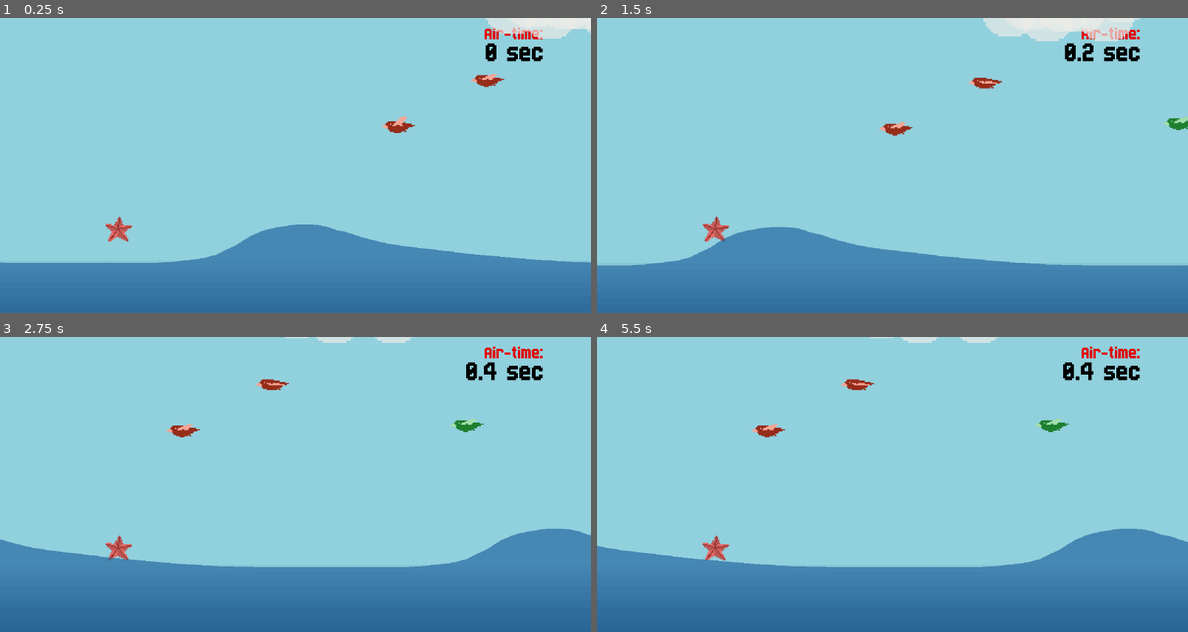
Above: before the commit, frames 1-4 (two rows, left to right).
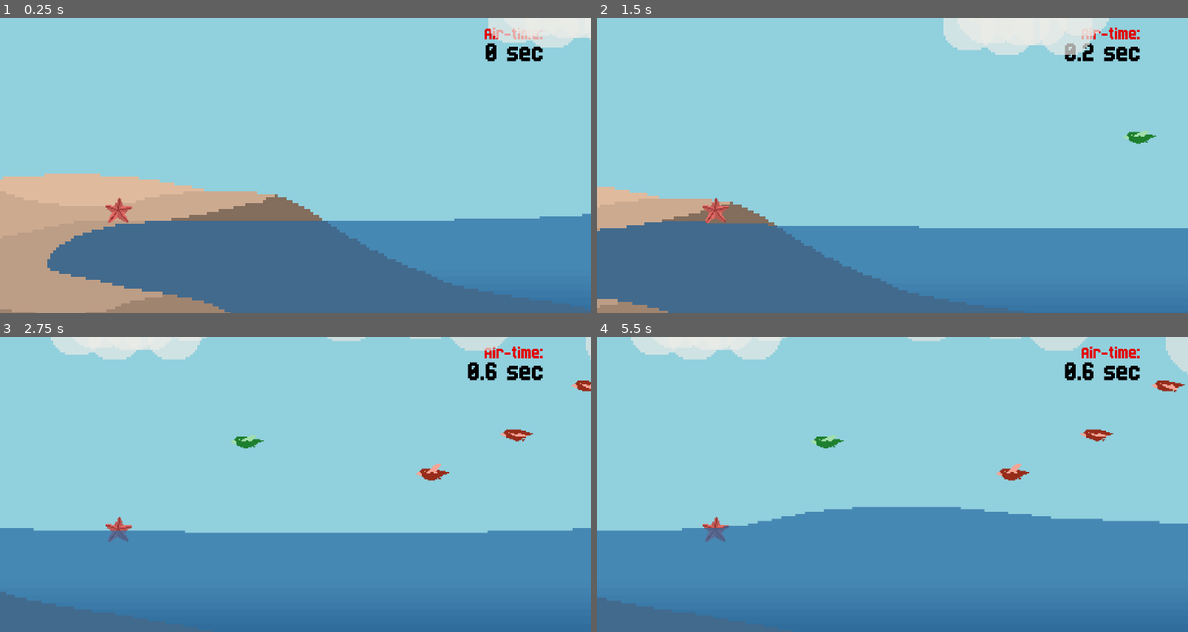
Above: after the commit, the same moments.

Repository: nickesc/projectStarfish
Game: Godot game, scene res://scenes/Main.tscn
Two runs of this game, one before a commit and one after it. Both use one fixed random seed, a clock stepped at 60 frames per second and the inputs below.
Inputs (mouse positions are in pixels of both pictures, inside the frame that each line leads up to):
- Up to frame 1 (0.25 s): no input
- Up to frame 2 (1.5 s): move the mouse to (1022, 150) at 0.52 s; press the mouse at (1022, 150) at 0.53 s; hold D (starfish_right) 0.53-1.28 s; move the mouse to (774, 180) at 1.27 s; release the mouse at (774, 180) at 1.28 s; hold S (starfish_down) from 1.28 s (still down); click (774, 180) at 1.35 s
- Up to frame 3 (2.75 s): move the mouse to (354, 419) at 2.02 s; release S (starfish_down) at 2.03 s; hold D (starfish_right) from 2.03 s (still down); hold Space (throw_selection) from 2.03 s (still down); click (354, 419) at 2.3 s
- Up to frame 4 (5.5 s): move the mouse to (862, 543) at 2.77 s; release D (starfish_right) at 2.78 s; release Space (throw_selection) at 2.78 s; hold W (starfish_up) 2.78-3.53 s; click (862, 543) at 2.85 s; move the mouse to (1069, 528) at 3.52 s; press the mouse at (1069, 528) at 3.53 s; hold A (starfish_left) 3.53-5.03 s; move the mouse to (715, 440) at 4.27 s; release the mouse at (715, 440) at 4.28 s; tap Space (throw_selection) at 4.35 s; click (715, 440) at 4.55 s; move the mouse to (922, 484) at 5.02 s; press the mouse at (922, 484) at 5.03 s; hold S (starfish_down) from 5.03 s (still down)

The runs differ from the first frame. In frame 1, 30% of the frame differs, in the area x 0-100%, y 0-100%; in frame 2, 21%; in frame 3, 12%; in frame 4, 17%.

Commit message:
prototype 4 – parallax edits; i lied, this is (probably) the final one

Diff:
--- a/scenes/Main.tscn
+++ b/scenes/Main.tscn
@@ -21,6 +21,19 @@
 [ext_resource path="res://assets/ocean/steady_wave/steady_wave_4.png" type="Texture" id=19]
 [ext_resource path="res://assets/ocean/steady_wave/steady_wave_8.png" type="Texture" id=20]
 [ext_resource path="res://assets/fonts/Born2bSportyV2.ttf" type="DynamicFontData" id=21]
+[ext_resource path="res://assets/beach/sand_back.png" type="Texture" id=22]
+[ext_resource path="res://assets/beach/sand_front.png" type="Texture" id=23]
+[ext_resource path="res://src/beach/SandFront.gd" type="Script" id=24]
+[ext_resource path="res://src/beach/SandBack.gd" type="Script" id=25]
+[ext_resource path="res://src/ocean/OceanParallaxBackground.gd" type="Script" id=26]
+[ext_resource path="res://assets/ocean/single_wave/single_wave_2.png" type="Texture" id=27]
+[ext_resource path="res://assets/ocean/single_wave/single_wave_7.png" type="Texture" id=28]
+[ext_resource path="res://assets/ocean/single_wave/single_wave_5.png" type="Texture" id=29]
+[ext_resource path="res://assets/ocean/single_wave/single_wave_6.png" type="Texture" id=30]
+[ext_resource path="res://assets/ocean/single_wave/single_wave_1.png" type="Texture" id=31]
+[ext_resource path="res://assets/ocean/single_wave/single_wave_3.png" type="Texture" id=32]
+[ext_resource path="res://assets/ocean/single_wave/single_wave_0.png" type="Texture" id=33]
+[ext_resource path="res://assets/ocean/single_wave/single_wave_4.png" type="Texture" id=34]
 
 [sub_resource type="DynamicFont" id=3]
 size = 48
@@ -30,24 +43,31 @@
 size = 32
 font_data = ExtResource( 21 )
 
-[sub_resource type="AnimatedTexture" id=2]
+[sub_resource type="SpriteFrames" id=5]
+animations = [ {
+"frames": [ ExtResource( 22 ) ],
+"loop": true,
+"name": "back",
+"speed": 5.0
+} ]
+
+[sub_resource type="AnimatedTexture" id=7]
 flags = 2
 frames = 8
-fps = 6.0
-frame_0/texture = ExtResource( 13 )
-frame_1/texture = ExtResource( 14 )
+frame_0/texture = ExtResource( 33 )
+frame_1/texture = ExtResource( 31 )
 frame_1/delay_sec = 0.0
-frame_2/texture = ExtResource( 18 )
+frame_2/texture = ExtResource( 27 )
 frame_2/delay_sec = 0.0
-frame_3/texture = ExtResource( 19 )
+frame_3/texture = ExtResource( 32 )
 frame_3/delay_sec = 0.0
-frame_4/texture = ExtResource( 17 )
+frame_4/texture = ExtResource( 34 )
 frame_4/delay_sec = 0.0
-frame_5/texture = ExtResource( 15 )
+frame_5/texture = ExtResource( 29 )
 frame_5/delay_sec = 0.0
-frame_6/texture = ExtResource( 16 )
+frame_6/texture = ExtResource( 30 )
 frame_6/delay_sec = 0.0
-frame_7/texture = ExtResource( 20 )
+frame_7/texture = ExtResource( 28 )
 frame_7/delay_sec = 0.0
 
 [sub_resource type="SpriteFrames" id=1]
@@ -58,6 +78,17 @@
 "speed": 4.0
 } ]
 
+[sub_resource type="SpriteFrames" id=6]
+animations = [ {
+"frames": [ ExtResource( 23 ) ],
+"loop": true,
+"name": "front",
+"speed": 5.0
+} ]
+
+[sub_resource type="RectangleShape2D" id=8]
+extents = Vector2( 48.5, 829.5 )
+
 [node name="Main" type="Node"]
 script = ExtResource( 2 )
 power = 15
@@ -171,11 +202,12 @@
 flip_h = true
 
 [node name="Star" parent="." instance=ExtResource( 1 )]
-position = Vector2( 206, 375 )
+position = Vector2( 202, 328 )
 max_jumps = 100
+beach_y_offset = 70
 
 [node name="Camera2D" type="Camera2D" parent="Star"]
-position = Vector2( 299, -109 )
+position = Vector2( 299, -77 )
 current = true
 zoom = Vector2( 0.5, 0.5 )
 
@@ -216,36 +248,54 @@
 text = "Air-time:"
 align = 2
 
-[node name="ParallaxBackground2" type="ParallaxBackground" parent="."]
-layer = 1
-
-[node name="OceanParallax" type="ParallaxLayer" parent="ParallaxBackground2"]
+[node name="SandBack" type="CanvasLayer" parent="."]
+layer = -3
+follow_viewport_enable = true
+script = ExtResource( 25 )
+
+[node name="SandBack" type="AnimatedSprite" parent="SandBack"]
+position = Vector2( 991, 305 )
+scale = Vector2( 5, 5 )
+frames = SubResource( 5 )
+animation = "back"
+
+[node name="OceanParallaxBackground" type="ParallaxBackground" parent="."]
+layer = -2
+script = ExtResource( 26 )
+
+[node name="OceanParallax" type="ParallaxLayer" parent="OceanParallaxBackground"]
 motion_scale = Vector2( 2, 1 )
-motion_mirroring = Vector2( 1024, 0 )
+motion_mirroring = Vector2( 2048, 0 )
 script = ExtResource( 11 )
 
-[node name="Sprite" type="Sprite" parent="ParallaxBackground2/OceanParallax"]
-position = Vector2( 503, 408 )
-scale = Vector2( 1, 0.75 )
-texture = SubResource( 2 )
-
-[node name="AnimatedSprite" type="AnimatedSprite" parent="ParallaxBackground2/OceanParallax"]
+[node name="Sprite" type="Sprite" parent="OceanParallaxBackground/OceanParallax"]
+position = Vector2( 823, 296 )
+scale = Vector2( 8, 4 )
+texture = SubResource( 7 )
+offset = Vector2( -40, 65.25 )
+
+[node name="AnimatedSprite" type="AnimatedSprite" parent="OceanParallaxBackground/OceanParallax"]
 visible = false
 position = Vector2( 503, 393 )
 frames = SubResource( 1 )
 animation = "steady_wave"
-frame = 1
+frame = 2
 playing = true
+
+[node name="SandFront" type="CanvasLayer" parent="."]
+layer = -1
+follow_viewport_enable = true
+script = ExtResource( 24 )
+
+[node name="SandFront" type="AnimatedSprite" parent="SandFront"]
+position = Vector2( 991, 305 )
+scale = Vector2( 5, 5 )
+frames = SubResource( 6 )
+animation = "front"
 
 [node name="Walters" type="Node2D" parent="."]
 position = Vector2( 394, 321 )
 
-[node name="Walter" parent="Walters" instance=ExtResource( 7 )]
-position = Vector2( 285, -126 )
-
-[node name="Walter2" parent="Walters" instance=ExtResource( 7 )]
-position = Vector2( 436, -204 )
-
 [node name="Walter3" parent="Walters" instance=ExtResource( 7 )]
 position = Vector2( 765, -135 )
 
@@ -348,9 +398,6 @@
 [node name="Walter36" parent="Walters" instance=ExtResource( 7 )]
 position = Vector2( 42, -542 )
 
-[node name="Walter37" parent="Walters" instance=ExtResource( 7 )]
-position = Vector2( 296, -351 )
-
 [node name="Walter38" parent="Walters" instance=ExtResource( 7 )]
 position = Vector2( 3186, -165 )
 
@@ -464,6 +511,13 @@
 [node name="LowCloud30" parent="LowClouds" instance=ExtResource( 8 )]
 position = Vector2( 4588, 86 )
 
+[node name="LeftBarrier" type="KinematicBody2D" parent="."]
+collision/safe_margin = 0.5
+
+[node name="CollisionShape2D" type="CollisionShape2D" parent="LeftBarrier"]
+position = Vector2( 56, -327.5 )
+shape = SubResource( 8 )
+
 [node name="AngleTimer" type="Timer" parent="."]
 wait_time = 0.05
 
@@ -473,8 +527,14 @@
 [node name="ScoreTimer" type="Timer" parent="."]
 wait_time = 0.1
 
+[node name="HUD" type="CanvasLayer" parent="."]
+
 [connection signal="throw" from="." to="Star" method="throw"]
+[connection signal="fallen" from="Star" to="OceanParallaxBackground" method="_on_Star_fallen"]
+[connection signal="fallen" from="Star" to="SandFront" method="_on_Star_fallen"]
 [connection signal="score_change" from="Star" to="Star/Camera2D/ScoreLabel" method="_on_Star_score_change"]
 [connection signal="throwable" from="Star" to="." method="_on_Star_throwable"]
+[connection signal="thrown" from="Star" to="OceanParallaxBackground" method="_on_Star_thrown"]
+[connection signal="thrown" from="Star" to="SandFront" method="_on_Star_thrown"]
 [connection signal="timeout" from="AngleTimer" to="." method="_on_AngleTimer_timeout"]
 [connection signal="timeout" from="PowerTimer" to="." method="_on_PowerTimer_timeout"]
--- a/scenes/star/Star.tscn
+++ b/scenes/star/Star.tscn
@@ -33,6 +33,7 @@
 "_edit_group_": true
 }
 dev = true
+throwing_vector_line_path = NodePath("ThrowingVectorLine")
 
 [node name="AnimatedSprite" type="AnimatedSprite" parent="."]
 scale = Vector2( 2, 2 )
@@ -66,6 +67,7 @@
 width_curve = SubResource( 4 )
 gradient = SubResource( 5 )
 script = ExtResource( 9 )
+star_path = NodePath("..")
 
 [node name="ScoreTimer" type="Timer" parent="."]
 wait_time = 0.1
--- /dev/null
+++ b/src/beach/SandBack.gd
@@ -0,0 +1,3 @@
+extends CanvasLayer
+
+onready var camera = get_tree().current_scene.get_node("Star/Camera2D")
--- /dev/null
+++ b/src/beach/SandFront.gd
@@ -0,0 +1,13 @@
+extends CanvasLayer
+
+onready var camera = get_tree().current_scene.get_node("Star/Camera2D")
+
+
+
+func _on_Star_fallen():
+    set_layer(2)
+    #pass # Replace with function body.
+
+
+func _on_Star_thrown(speed, angle):
+    set_layer(-1)
--- /dev/null
+++ b/src/ocean/OceanParallaxBackground.gd
@@ -0,0 +1,13 @@
+extends ParallaxBackground
+
+
+
+func _on_Star_fallen():
+    print("set_Layer")
+    set_layer(1)
+
+
+
+func _on_Star_thrown(speed, angle):
+    print("set_Layer")
+    set_layer(-2)
--- a/src/star/Star.gd
+++ b/src/star/Star.gd
@@ -6,25 +6,31 @@
 signal flailing()
 signal gravity_change(gravity)
 signal score_change(score)
+signal fallen()
 
 export (bool) var dev = false
 
 export var max_jumps = 3
-export var gravity = 9.8
+export var gravity = 7.3
 onready var state_machine =  get_node("StarStateMachine")
 export var flailing_speed = -35
-
-
-export var right_flying_movement_modifier = 1.25
-export var left_flying_movement_modifier = .5
+export var y_minimum = 340
+
+
+export var right_flying_movement_modifier = 1.5
+export var left_flying_movement_modifier = .3
 export var right_flailing_movement_modifier = 100
 export var left_flailing_movement_modifier = -100
 export var down_movement_modifier = 1.5
 export var velocity_increase_reward = .75
 export var velocity_decrease_cost = 1.5
-export var throw_input_power_division_factor = 50
+export var throw_input_power_division_factor = 35
+
+export var beach_x_offset = 250
+export var beach_y_offset = 50
 
 var initial_position
+var initial_y_minimum = y_minimum
 var last_thrown_inputs = [false, false, false]
 var last_position = position
 var last_collision
@@ -32,6 +38,9 @@
 var next_velocity = Vector2.ZERO
 
 var screen_size
+
+export var throwing_vector_line_path: NodePath
+var throwing_vector_line: Line2D
 
 var Vx = 0
 var Vy = 0
@@ -41,8 +50,6 @@
 var score = 0
 
 
-
-
 var Vx_reference = Vx
 
 var start_time
@@ -67,6 +74,7 @@
 
 func update_gravity(new_gravity):
     gravity = new_gravity
+    Physics2DServer.area_set_param(get_viewport().find_world_2d().get_space(), Physics2DServer.AREA_PARAM_GRAVITY, gravity*10)
     emit_signal("gravity_change",gravity)
 
 func _on_ScoreTimer_timeout():
@@ -127,7 +135,10 @@
 # Called when the node enters the scene tree for the first time.
 func _ready():
     screen_size = get_viewport_rect().size
+    throwing_vector_line = get_node(throwing_vector_line_path)
+    Physics2DServer.area_set_param(get_viewport().find_world_2d().get_space(), Physics2DServer.AREA_PARAM_GRAVITY, gravity*10)
     initial_position = position
+    y_minimum = initial_y_minimum + beach_y_offset
     jumps = max_jumps
     if dev:
         jumps = 1000
@@ -177,7 +188,14 @@
     #position_vector = Vector2(position.x, position.y)
     $AnimatedSprite.rotation = velocity.angle()
 
-    if (position.y >= 400):
+    if y_minimum>=initial_y_minimum:
+        if position.x > initial_position.x + beach_x_offset and position.y < initial_y_minimum:
+            y_minimum = initial_y_minimum
+        #elif position.x > initial_position.x + beach_x_offset:
+            #y_minimum = y_minimum - (position.x - (initial_position.x + beach_x_offset))
+
+
+    if (position.y >= y_minimum):
          change_state("Fallen")
     elif velocity.x <= 0 or position.is_equal_approx(last_position):
          change_state("Flailing")
@@ -188,74 +206,3 @@
 func _physics_process(delta):
     #print(next_velocity)
     pass
-#    #var elapsed_time = Time.get_ticks_usec() - start_time
-#
-#    var velocity = Vector2(Vx,Vy)
-#
-#
-#    if thrown:
-#
-#        #if int(round(position.x)) == int(round(last_position.x)) and int(round(position.y)) == int(round(last_position.y)):
-#        #    still = true
-#        #else:
-#        #    still = false
-#
-#        #if still and sliding:
-#        #    still_and_sliding+=1
-#        #else:
-#        #    still_and_sliding = 0
-#            #print("Still and sliding")
-#        #if still_and_sliding>100:
-#        #    Vx = -20
-#        #    Vy = -1
-#        #    print("Still and sliding")
-#
-#        if Vy!=0:
-#            Vy += gravity
-#
-#        if not flailing:
-#            velocity = check_movement(velocity)
-#        else:
-#            velocity = check_flailing(velocity)
-#
-#        var collision_info = move_and_collide(velocity * delta)
-#        #var collision_test = move_and_collide(velocity * delta, true, true, true)
-#
-#        if collision_info:
-#            velocity = velocity.bounce(collision_info.normal)
-#
-#            if velocity.x <= 0:
-#                flailing = true
-#                emit_signal("flailing")
-#            else:
-#                Vx = velocity.x
-#                Vy = velocity.y
-#
-#        last_collision = collision_info
-#
-#
-#
-#        #else:
-#
-#            #collision_info = move_and_collide(velocity * delta)
-#            #sliding = false
-#            #if Vx <= 0:
-#                #Vx = 20
-#
-#        #if flailing:
-#            #Vx = -35
-#
-#
-#    #position.x = clamp(position.x, 0, screen_size.x)
-#    #position.y = clamp(position.y, 0, screen_size.y)
-#
-#        if (position.y >= 400):
-#            position.y = 400
-#            Vy=0
-#            Vx=0
-#            thrown = false
-#            flailing = false
-#            emit_signal("throwable")
-#
-#    last_position = position
-    #print(velocity)
--- a/src/star/ThrowingVectorLine.gd
+++ b/src/star/ThrowingVectorLine.gd
@@ -2,8 +2,13 @@
 
 var length = 5
 
+export var star_path: NodePath
+var star: Star
 
 func _ready():
+
+    star = get_node(star_path)
+    #star.throwing_vector_line = get_path()
     #add_point(Vector2.ZERO)
     #add_point(get_viewport().get_mouse_position())
     pass
@@ -13,6 +18,6 @@
     if points.size() > 0:
         if points.size() == 2:
             remove_point(1)
-        add_point(get_viewport().get_mouse_position()/2 - owner.position + (owner.position - owner.initial_position) + Vector2(0,20))
+        add_point(get_viewport().get_mouse_position()/2 - star.position + (star.position - star.initial_position))
 
     pass
--- a/src/states/Fallen.gd
+++ b/src/states/Fallen.gd
@@ -8,8 +8,9 @@
 # Virtual function. Called by the state machine upon changing the active state
 func enter(msg: Dictionary = {}) -> void:
     print("state: fallen")
+    star.emit_signal("fallen")
     star.reset_score_timer()
-    star.position.y = 400
+    star.position.y = star.y_minimum
     star.Vy=0
     star.Vx=0
     #star.emit_signal("throwable")
--- a/src/states/Flying.gd
+++ b/src/states/Flying.gd
@@ -72,6 +72,9 @@
 # Virtual function. Called by the state machine upon changing the active state
 func enter(msg: Dictionary = {}) -> void:
     print("state: flying")
+
+
+
     star.emit_signal("thrown")
 
 # Virtual function. Corresponds to the `_process()` callback
--- a/src/states/Throwing.gd
+++ b/src/states/Throwing.gd
@@ -13,7 +13,7 @@
     if event.is_action_pressed("throw_input") and not tapped:
         tapped = true
         released = false
-        mouse_pos1 = get_viewport().get_mouse_position()/2  - star.initial_position + Vector2(0,20)
+        mouse_pos1 = get_viewport().get_mouse_position()/2  - star.initial_position
         throwing_vector_line.clear_points()
         throwing_vector_line.add_point(mouse_pos1,0)
         print("mouse1: ",mouse_pos1,rad2deg(atan2(mouse_pos1.y, mouse_pos1.x)))
@@ -21,7 +21,7 @@
     if event.is_action_released("throw_input") and not released:
         released = true
         tapped = false
-        mouse_pos2 = get_viewport().get_mouse_position()/2 - star.initial_position + Vector2(0,20)
+        mouse_pos2 = get_viewport().get_mouse_position()/2 - star.initial_position
         throwing_vector_line.add_point(mouse_pos2,1)
         print("mouse2: ",mouse_pos2,rad2deg(atan2(mouse_pos2.y, mouse_pos2.x)))
         #var throw_vector = mouse_pos2 - mouse_pos1
@@ -40,8 +40,11 @@
 
 # Virtual function. Called by the state machine upon changing the active state
 func enter(msg: Dictionary = {}) -> void:
-    throwing_vector_line = star.get_node("ThrowingVectorLine")
+    throwing_vector_line = star.throwing_vector_line
     print("state: throwable")
+
+
+
     star.emit_signal("throwable")
 
 
Binary file added: assets/beach/sand.png
Not shown, added: assets/beach/sand.png.import
Binary file added: assets/beach/sand_back.png
Not shown, added: assets/beach/sand_back.png.import
Binary file added: assets/beach/sand_front.png
Not shown, added: assets/beach/sand_front.png.import
Binary file added: assets/ocean/single_wave/single_wave_0.png
Not shown, added: assets/ocean/single_wave/single_wave_0.png.import
Binary file added: assets/ocean/single_wave/single_wave_1.png
Not shown, added: assets/ocean/single_wave/single_wave_1.png.import
Binary file added: assets/ocean/single_wave/single_wave_2.png
Not shown, added: assets/ocean/single_wave/single_wave_2.png.import
(and 15 more such lines)
